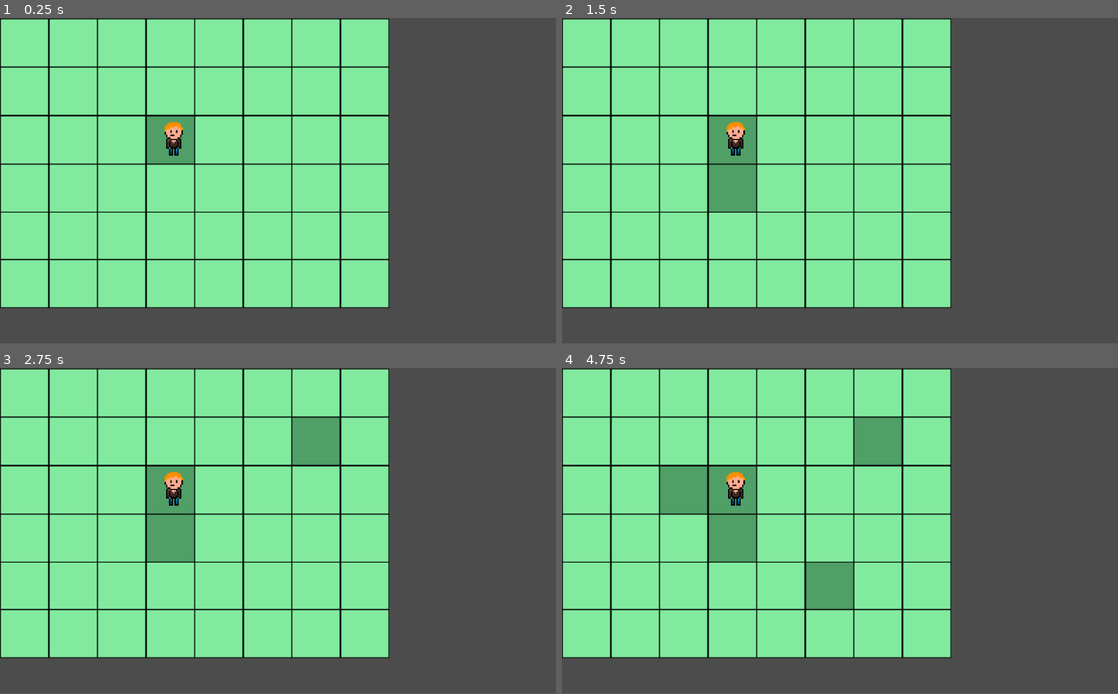
Above: before the commit, frames 1-4 (two rows, left to right).
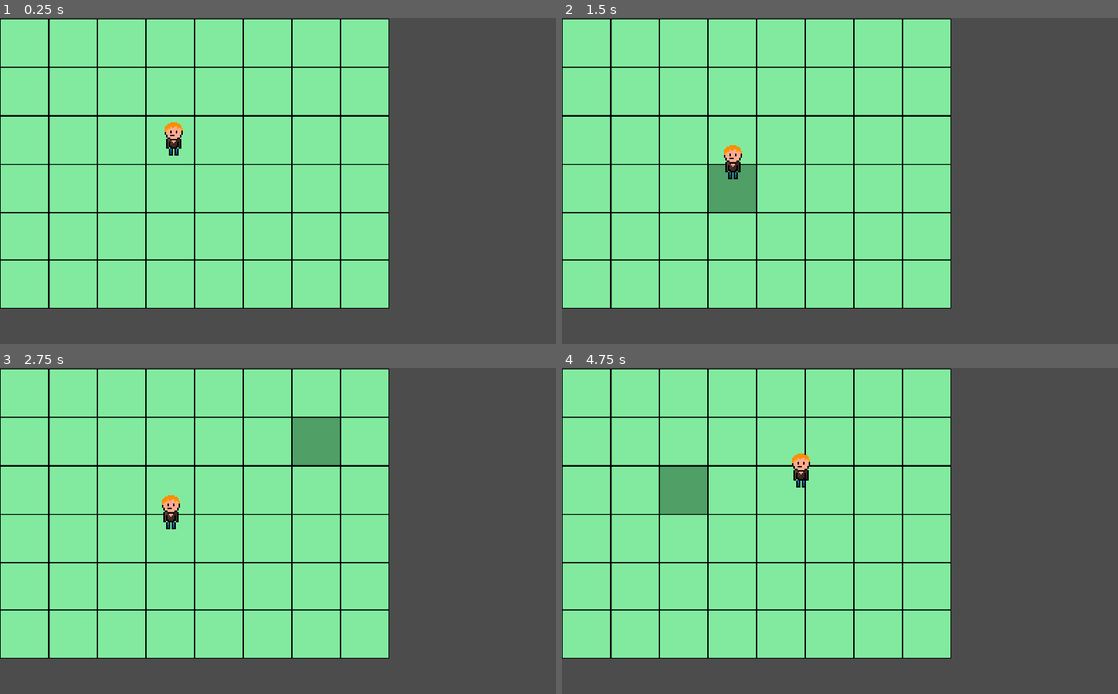
Above: after the commit, the same moments.

Repository: gakawarstone/godot-games
Game: Godot game, scene res://Main.tscn
Same seed, same stepped clock (60 frames per second), same inputs: the game is played once before the commit and once after it.
Inputs (mouse positions are in pixels of both pictures, inside the frame that each line leads up to):
- Up to frame 1 (0.25 s): no input
- Up to frame 2 (1.5 s): tap Enter at 0.5 s; move the mouse to (962, 164) at 0.52 s; tap Space (ui_select) at 0.77, 1.25 s; move the mouse to (728, 197) at 1.27 s
- Up to frame 3 (2.75 s): tap Space (ui_select) at 1.52 s; tap Enter at 2 s; move the mouse to (333, 459) at 2.02 s
- Up to frame 4 (4.75 s): tap Space (ui_select) at 2.75, 3.02, 3.77, 4.52 s; move the mouse to (812, 596) at 2.77 s; move the mouse to (1006, 579) at 3.52 s; tap Enter at 4.25 s; move the mouse to (673, 482) at 4.27 s
The window is 800x468 before the commit and 800x469 after it. Grey fills any space a smaller window leaves; there, only what the larger window draws over its background counts as a difference.

The runs differ from the first frame. In frame 1, 5.3% of the frame differs, in the area x 0-70%, y 0-90%; in frame 2, 5.7%; in frame 3, 6.8%; in frame 4, 9.3%.

Commit message:
feat: move player

Diff:
--- a/tactical_rpg/Block.gd
+++ b/tactical_rpg/Block.gd
@@ -10,6 +10,7 @@
 func is_hovered():
 	return contains_position(get_global_mouse_position())
 
+
 func _process(delta):
 	if is_hovered() and Input.is_action_pressed("ui_select"):
 		selected = not selected
--- a/tactical_rpg/Main.gd
+++ b/tactical_rpg/Main.gd
@@ -5,8 +5,13 @@
 	var blocks = get_tree().get_nodes_in_group("blocks")
 	for block in blocks:
 		if block.contains_position($Player.position):
-			print('dd')
-			block.selected = true
+			$Player.block_under = block
+			$Player.block_goto = block
 
 func _process(delta):
-	pass
+	var blocks = get_tree().get_nodes_in_group("blocks")
+	for block in blocks:
+		if block.contains_position($Player.position):
+			$Player.block_under = block
+		if block.selected:
+			$Player.block_goto = block
--- a/tactical_rpg/Player.gd
+++ b/tactical_rpg/Player.gd
@@ -3,6 +3,15 @@
 signal selected
 
 var block_under
+var block_goto
+var speed = 5
 
 func _ready():
 	pass
+
+func _process(delta):
+	if block_goto != block_under:
+		var direction = move_and_slide((block_goto.global_position - position), Vector2.UP).normalized()
+		position += direction * speed
+	else:
+		block_under.selected = false
--- a/tactical_rpg/project.godot
+++ b/tactical_rpg/project.godot
@@ -13,6 +13,13 @@
 config/name="tactical rpg"
 run/main_scene="res://Main.tscn"
 config/icon="res://icon.png"
+
+[display]
+
+window/size/fullscreen=true
+window/dpi/allow_hidpi=true
+window/stretch/mode="2d"
+window/stretch/aspect="expand"
 
 [gui]
 
